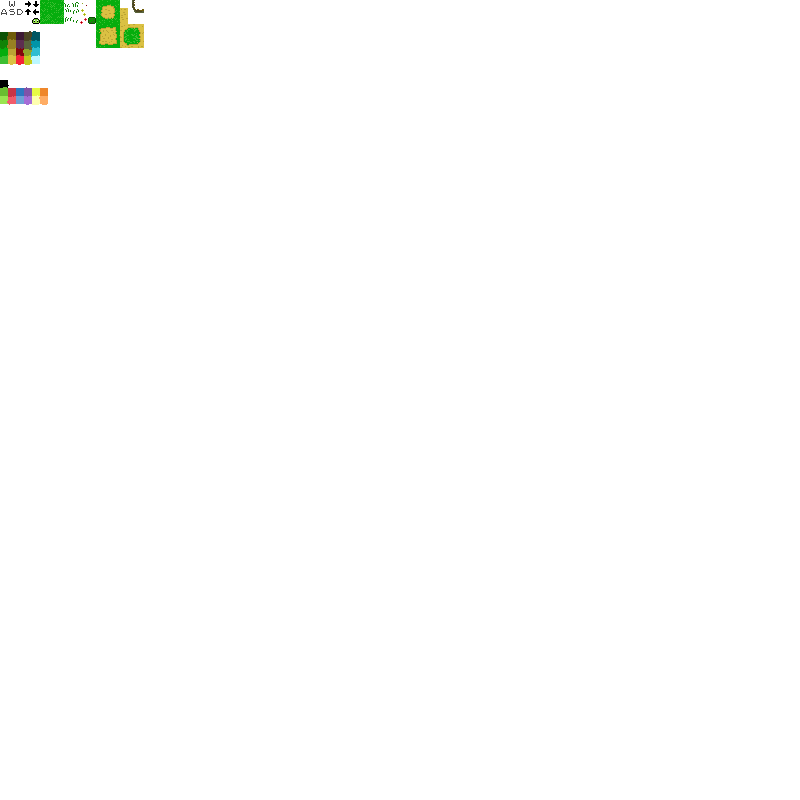
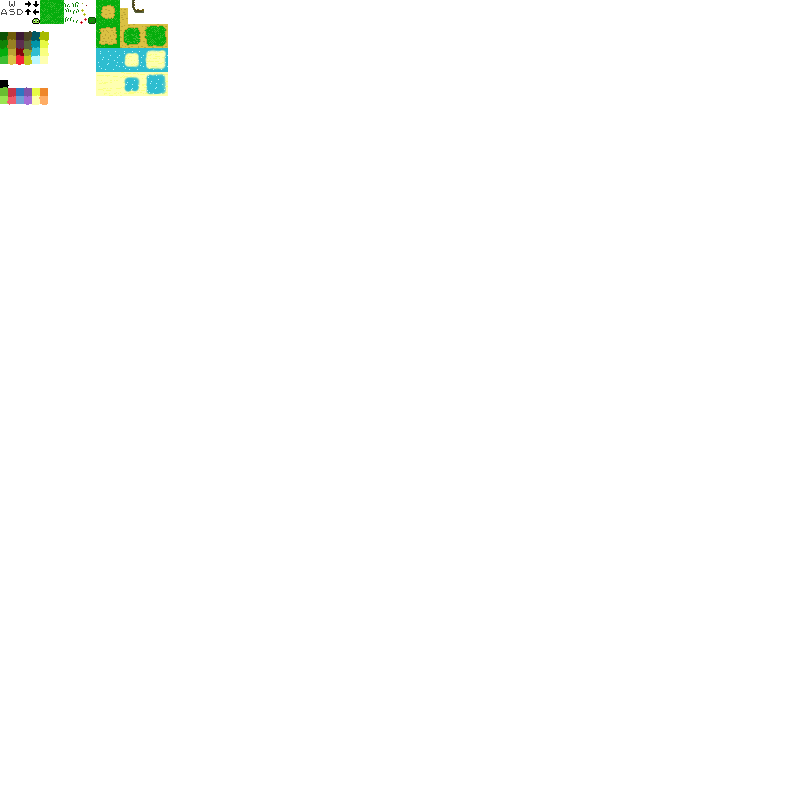
Layers edited between the first and the second 800 x 800 image:
added layer "water" above "hill" over [96, 24, 168, 96]
painted on "hill" over [96, 24, 168, 64]
painted on "path" over [39, 24, 168, 96]
painted on "grass details" over [39, 24, 152, 64]
painted on "grass" (2nd of 2, in "grass") over [39, 31, 128, 64]
painted on "arrows" over [39, 31, 128, 96]
moved "pallete" above "Background", painted on it over [39, 24, 168, 96]
